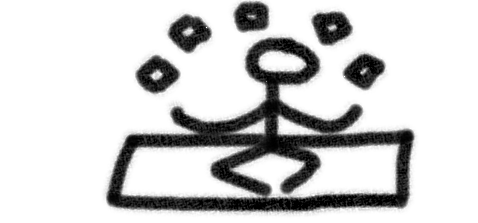
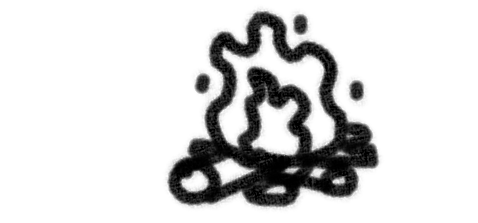
Revision of a layered 478×223 image; what changed, layer by layer:
added layer "Paint Layer 23" above "Paint Layer 22" over [128, 0, 419, 218]
hid "Paint Layer 22", painted on it over [101, 0, 419, 218]
